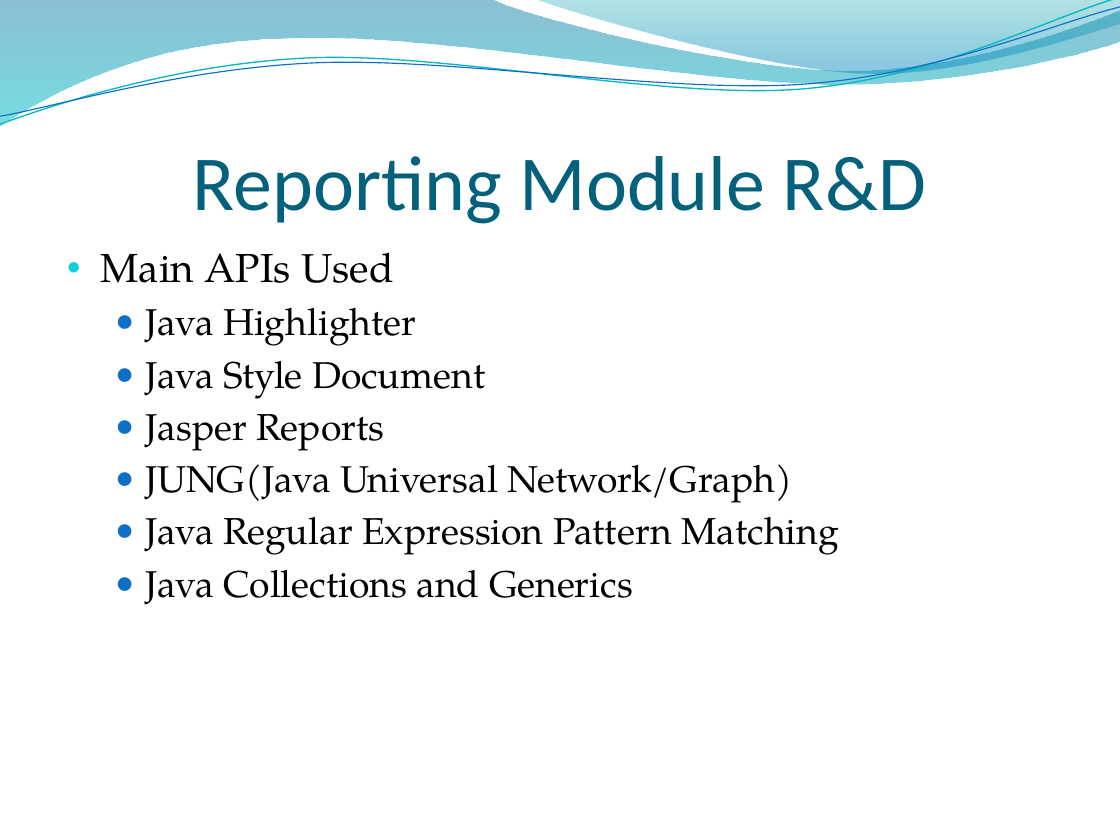
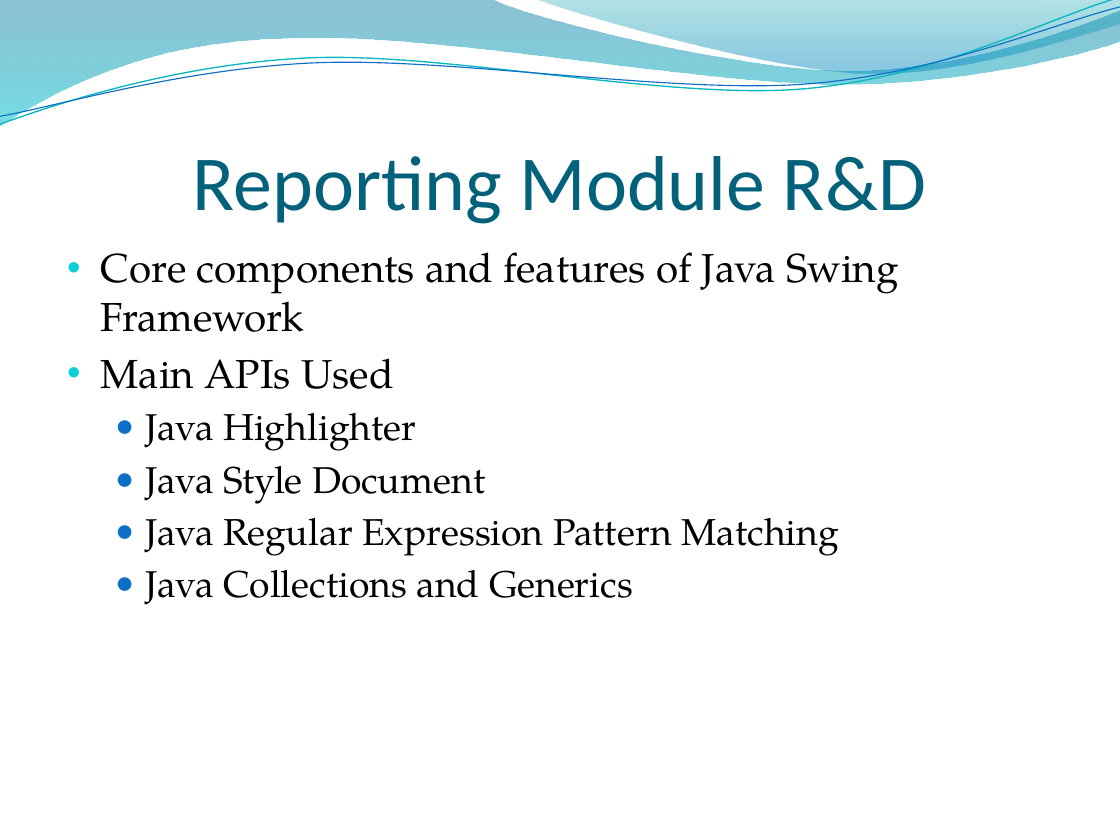
Before and after one commit to rohan501206/project-plagiabust, a slide deck: slide 37 of project docs/Final Presentation.pptx. Drawn at 1120x840 pixels with LibreOffice and Linux fonts; fonts in the diff are those of the drawing; background and template pictures are left out. Boxes give left, top, right and bottom in pixels: in the first picture for what was removed or moved away, otherwise in the second. Text is boxed around its words. In the diff, an @@ line names an element or a change of style, - is before the commit and + after.

```diff
--- a/project docs/Final Presentation.pptx
+++ b/project docs/Final Presentation.pptx
@@ text at [101, 252, 899, 332]: paragraph added @@
+• Core components and features of Java Swing Framework
@@ text at [145, 414, 792, 503]: paragraphs removed @@
-  ● Jasper Reports
-  ● JUNG(Java Universal Network/Graph)
```
Also in this commit, not shown: 1 other slide changed, 1 slide added.
